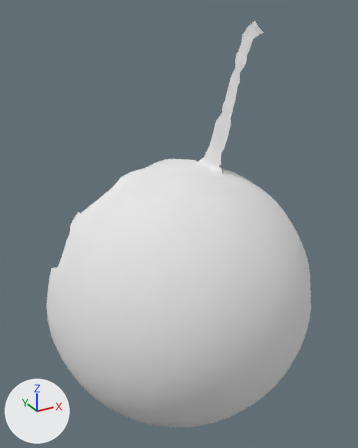
One commit to the OBJ model res/pendulum_horizontal/Pendulum_horizontal.000145.obj: the scene before it, then after it.
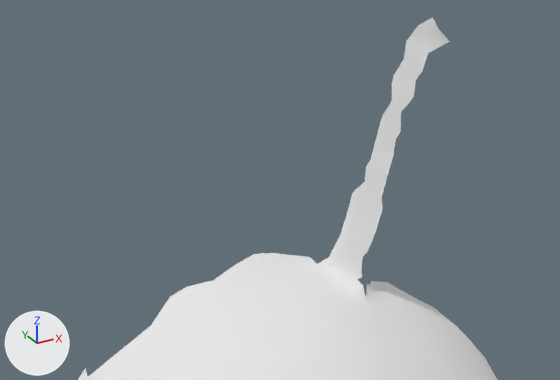
There are two pictures of each version: one whole from a camera (50 mm lens) standing at (-238.0, -126.0, 294.0) and looking at (-18.0, 274.0, 94.0), one close up from a camera (50 mm lens) standing at (-175.0, -10.0, 352.0) and looking at (2.0, 312.0, 191.0). Every picture has the same lights, and +X, +Y and +Z are marked at lower left. Where no turn or scale is listed for an object, it has been applied to the vertices.

The first close-up shows 'Pendulum_horizontal.000145'.
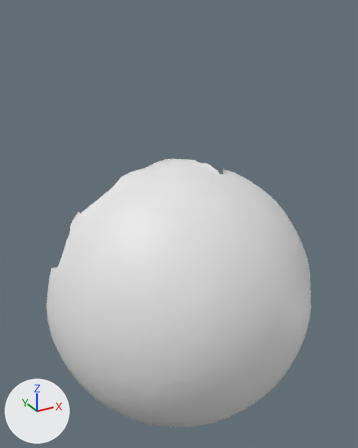
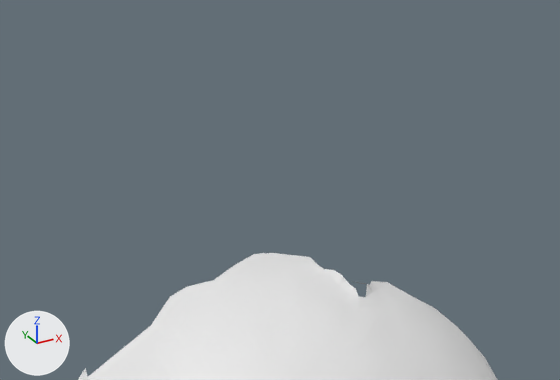
What differs and where, as boxes [x1, y1, x2, y2] in the close-ups (560 x 380 px):
'Pendulum_horizontal.000145', reshaped: before [78, 17, 498, 380]; after [78, 253, 498, 380]
part 1 of me_pendulum_horizontal_000145, deleted: before [318, 17, 450, 297]

The edits, one by one:
me_pendulum_horizontal_000145 is used by ob_pendulum_horizontal_000145; location (0.0, 0.0, 0.0).
me_pendulum_horizontal_000145 had 5049 vertices, 9981 faces and spanned x -149.0..133.0, y 160.0..351.0, z -148.0..282.0.
me_pendulum_horizontal_000145 no longer uses material mat_pendulum_horizontal_000145 (white #e7e7e7).
me_pendulum_horizontal_000145 now has 4931 vertices, 9777 faces and spans x -149.0..133.0, y 160.0..351.0, z -148.0..145.0.
Part 1, on me_pendulum_horizontal_000145:
118 vertices are removed from x 27.0..60.0, y 258.0..302.0, z 144.0..282.0.
204 faces are deleted.
